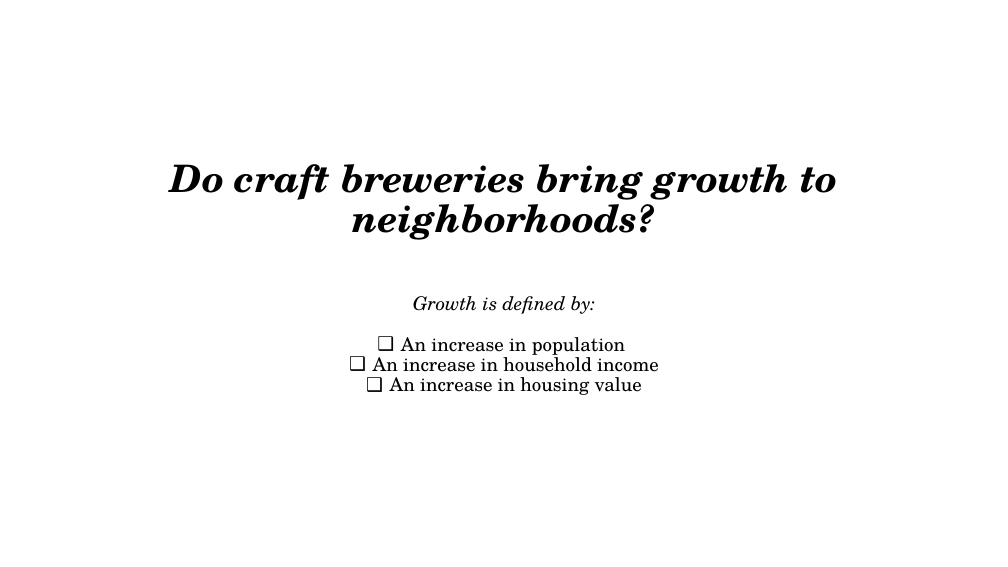
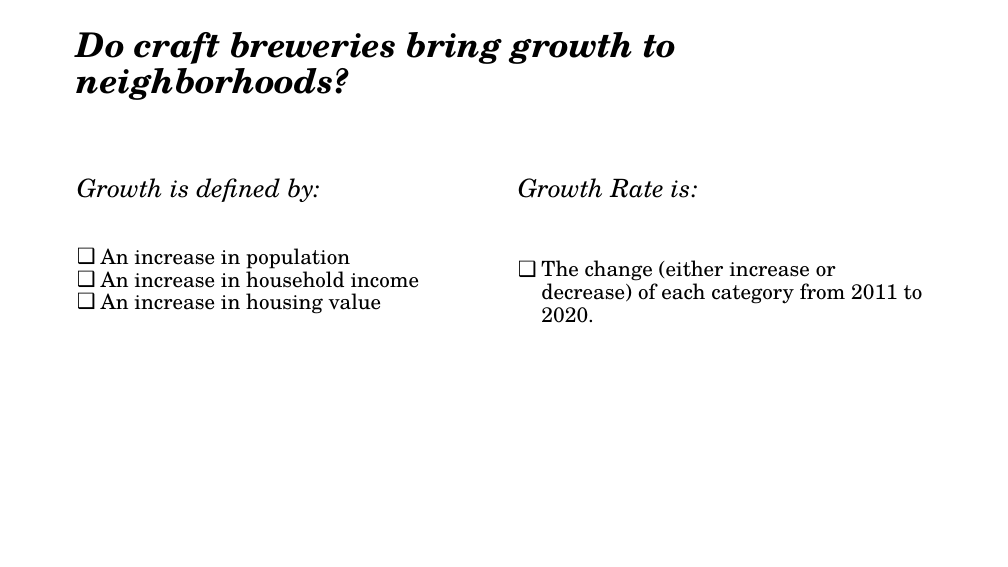
Before and after one commit to sarahmissimer/breweries-middletn, a slide deck: slide 4 of presentation/Breweries Capstone.pptm. Drawn at 1008x567 pixels with LibreOffice and Linux fonts; fonts in the diff are those of the drawing. Boxes give left, top, right and bottom in pixels: in the first picture for what was removed or moved away, otherwise in the second. Text is boxed around its words. In the diff, an @@ line names an element or a change of style, - is before the commit and + after.

```diff
--- a/presentation/Breweries Capstone.pptm
+++ b/presentation/Breweries Capstone.pptm
@@ title "Do craft breweries bring growth ...": place and size @@
-title "Do craft breweries bring growth ..." at (171, 164, 837, 240)
+title "Do craft breweries bring growth ..." at (77, 32, 677, 100)
@@ title "Do craft breweries bring growth ..." at (77, 32, 677, 100): size 36 to 32.4 pt; alignment centre to left; vertical alignment bottom to middle @@
@@ text added at (77, 178, 320, 202), 24 pt, text #000000, italic @@
+Growth is defined by:
@@ text added at (518, 178, 698, 198), 24 pt, text #000000, italic @@
+Growth Rate is:
@@ text "An increase in population": place and size @@
-text "An increase in population" at (373, 296, 659, 395)
+text "An increase in population" at (101, 248, 420, 314)
@@ text "An increase in population" at (101, 248, 420, 314): size 18 to 20 pt; alignment centre to left @@
@@ text added at (541, 260, 923, 323), 20 pt, text #000000 @@
+❑ The change (either increase or decrease) of each category from 2011 to 2020.
@@ text at (413, 296, 595, 314): paragraph removed @@
-Growth is defined by:
```
Also in this commit, not shown: 3 other slides changed, 7 slides added, 1 slide removed, 2 other files.
